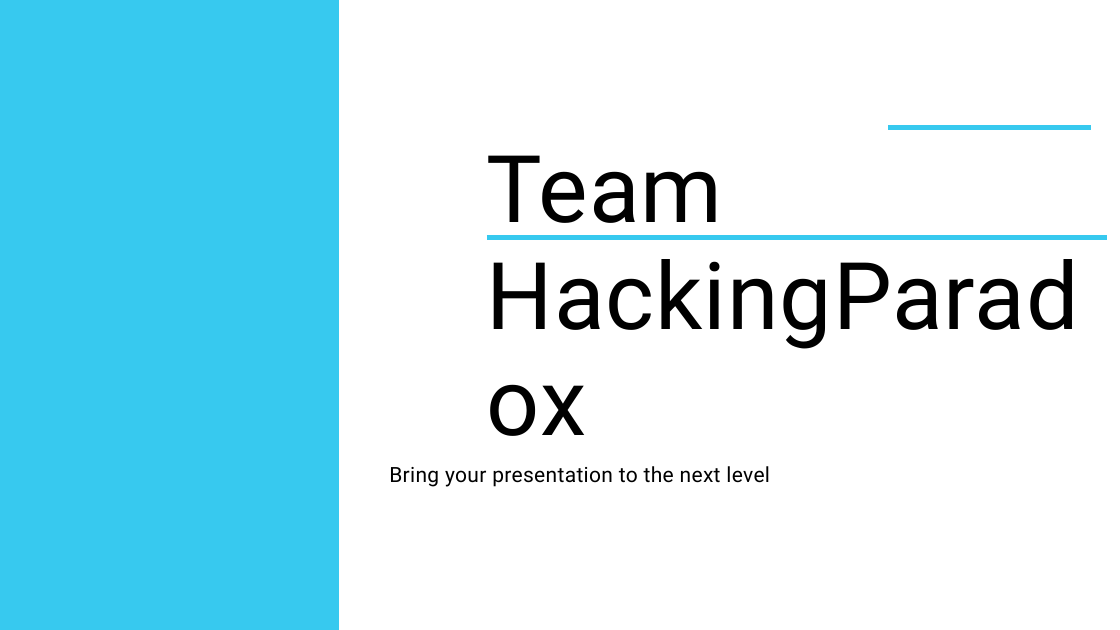
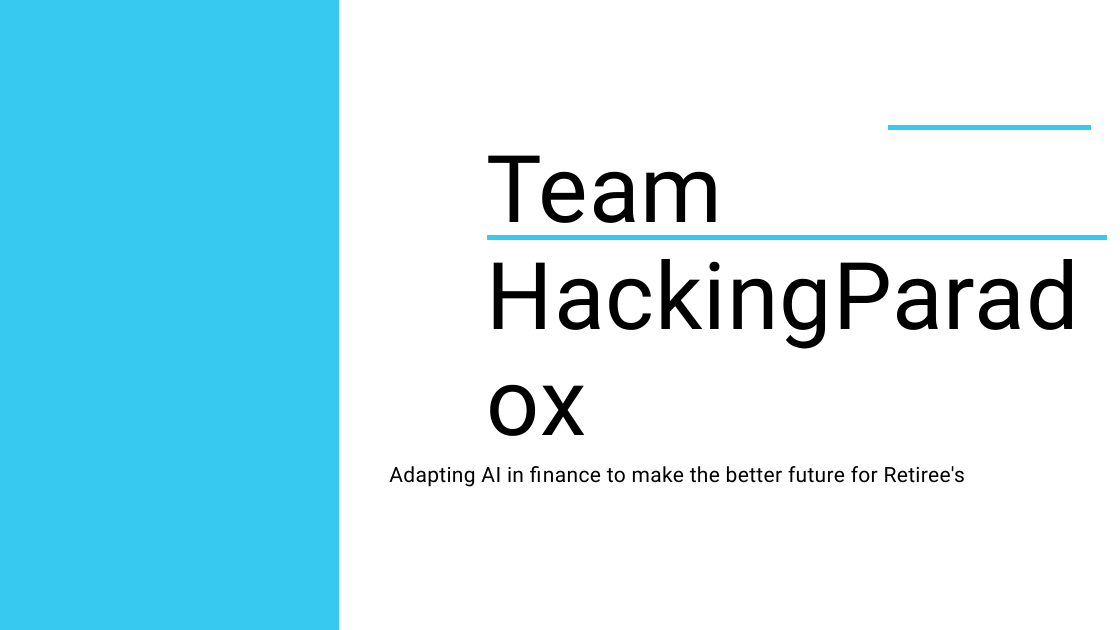
Before and after one commit to satyacodermk/T3_AI_Hackathon_Team_HackingParadox, a slide deck: slide 1 of Prototype.pptx. Drawn at 1120x630 pixels with LibreOffice and Linux fonts; fonts in the diff are those of the drawing. Boxes give left, top, right and bottom in pixels: in the first picture for what was removed or moved away, otherwise in the second. Text is boxed around its words. In the diff, an @@ line names an element or a change of style, - is before the commit and + after.

```diff
--- a/Prototype.pptx
+++ b/Prototype.pptx
@@ text at [389, 466, 965, 487]: text changed @@
-Bring your presentation to the next level
+Adapting AI in finance to make the better future for Retiree's
```
Also in this commit, not shown: 6 other slides changed, 3 slides added, 5 slides removed.
